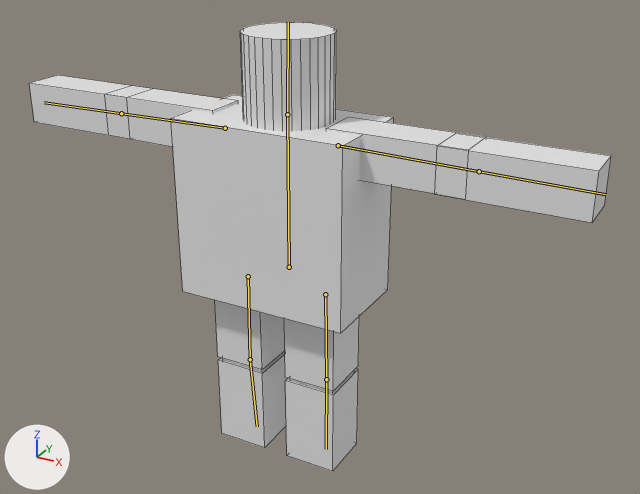
The Blender file Animation/animated/SK_person_throwing.blend as it was, and as the next commit left it.
Before and after are seen from a 50 mm lens placed at (8.86, -15.92, 12.31), pointed at (-0.2, 0.56, 4.07). Lighting does not change. The marker at lower left points along +X, +Y and +Z. The bones that change are drawn over the model as lines. Mesh edges are drawn as thin lines.
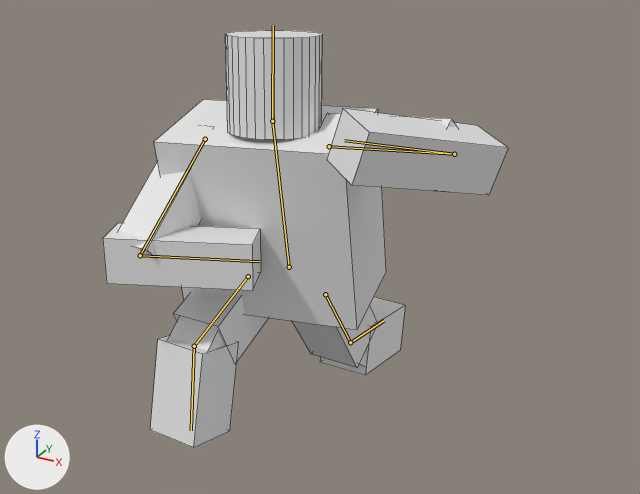
The newer file adds an action. The first version stands in its rest pose; the second is drawn at frame 11 of the action 'Armature.002Action'.

The change in detail:
Bone 'Body' (bone_body) turns from (0, 0, 0) to (8, 9, 2) degrees about its own x, y and z.
Bone 'Head' (bone_head) turns from (0, 0, 0) to (-13, 0, -1) degrees about its own x, y and z.
Bone 'arm-left-1' (bone_arm_left_1) turns from (0, 0, 0) to (129, -22, -83) degrees about its own x, y and z.
Bone 'arm-left-2' (bone_arm_left_2) turns from (0, 0, 0) to (31, -22, -125) degrees about its own x, y and z.
Bone 'arm-right-1' (bone_arm_right_1) turns from (0, 0, 0) to (-24, -151, 23) degrees about its own x, y and z.
Bone 'arm-right-2' (bone_arm_right_2) turns from (0, 0, 0) to (-136, -43, 38) degrees about its own x, y and z.
Bone 'leg-left-1' (bone_leg_left_1) turns from (0, 0, 0) to (-67, -2, -11) degrees about its own x, y and z.
Bone 'leg-left-2' (bone_leg_left_2) turns from (0, 0, 0) to (53, -3, 9) degrees about its own x, y and z.
Bone 'leg-right-1' (bone_leg_right_1) turns from (0, 0, 0) to (33, -1, 7) degrees about its own x, y and z.
Bone 'leg-right-2' (bone_leg_right_2) turns from (0, 0, 0) to (45, -4, 9) degrees about its own x, y and z.

Location of each change, (x1, y1, x2, y2) in pixels of the pictures (640 x 494 px):
'Cube.003', posed: before (171, 94, 394, 333); after (154, 99, 386, 330)
'Cube.005', posed: before (435, 137, 611, 222); after (327, 108, 508, 195)
'Cube.009', posed: before (29, 75, 131, 138); after (103, 223, 261, 290)
'Cylinder', posed: before (240, 22, 336, 131); after (225, 30, 323, 140)
'Cube.013', posed (27% wider, 15% taller): before (218, 351, 288, 448); after (150, 336, 239, 448)
'Cube.007', posed: before (105, 86, 238, 147); after (118, 161, 201, 256)
'Cube.002', posed (18% wider, 24% shorter): before (286, 369, 358, 472); after (320, 297, 405, 375)
'Cube.006', posed: before (326, 117, 486, 194); after (320, 112, 456, 135)
'Cube.004', posed (35% wider): before (215, 300, 285, 370); after (173, 294, 268, 364)
'Cube.001', posed (14% wider, 16% shorter): before (284, 317, 359, 391); after (292, 306, 378, 368)
'Cube.015', posed: before (222, 352, 283, 371); after (168, 319, 224, 351)
'Cube.011', posed: before (290, 379, 333, 393); after (359, 352, 365, 366)
bone 'Body', root to tip: before (289, 267) to (287, 114); after (289, 267) to (272, 121)
bone 'Head', root to tip: before (287, 114) to (288, 22); after (272, 121) to (273, 25)
bone 'arm-left-1', root to tip: before (225, 128) to (121, 113); after (205, 139) to (140, 255)
bone 'arm-left-2', root to tip: before (121, 113) to (44, 102); after (140, 255) to (259, 261)
bone 'arm-right-1', root to tip: before (338, 145) to (479, 171); after (329, 146) to (454, 154)
bone 'arm-right-2', root to tip: before (479, 171) to (606, 194); after (454, 154) to (344, 140)
bone 'leg-left-1', root to tip: before (248, 276) to (250, 359); after (248, 276) to (194, 346)
bone 'leg-left-2', root to tip: before (250, 359) to (257, 426); after (194, 346) to (191, 430)
bone 'leg-right-1', root to tip: before (325, 294) to (326, 379); after (325, 294) to (350, 342)
bone 'leg-right-2', root to tip: before (326, 379) to (326, 449); after (350, 342) to (384, 320)
